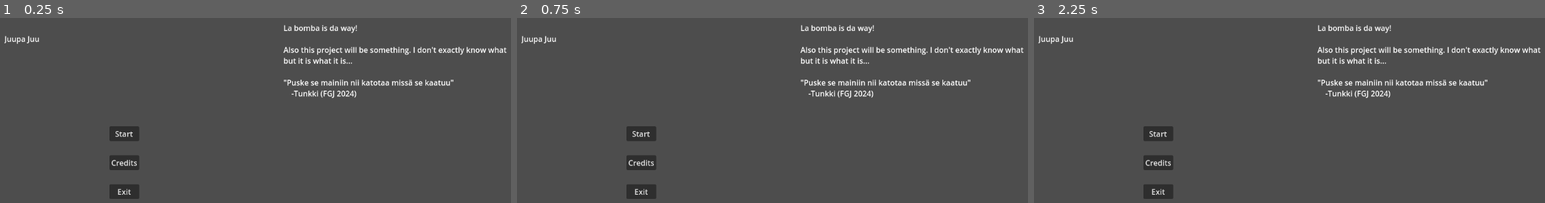
Above: before the commit, frames 1-3 (left to right).
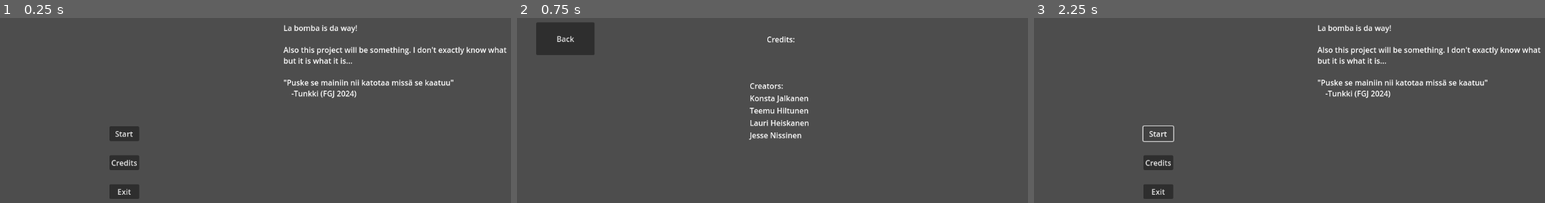
Above: after the commit, the same moments.

Repository: Lauri-Heiskanen/fgj_2025-quest-for-the-legendary-bubble-gum
Game: Godot game, scene res://scenet/MainMenu.tscn
Same seed, same stepped clock (60 frames per second), same inputs: the game is played once before the commit and once after it.
Inputs (mouse positions are in pixels of both pictures, inside the frame that each line leads up to):
- Up to frame 1 (0.25 s): no input
- Up to frame 2 (0.75 s): click "Credits" at 0.5 s
- Up to frame 3 (2.25 s): click (1079, 38) at 1.25 s, where only the run after the commit has a clickable "Back"; click "Start" at 2 s

The runs differ from the first frame. In frame 1, 0.1% of the frame differs, in the area x 0-8%, y 9-15%; in frame 2, 6.2%, in the area x 0-100%, y 2-98%; in frame 3, 0.2%.

Commit message:
added credits

Diff:
--- a/scenet/MainMenu.tscn
+++ b/scenet/MainMenu.tscn
@@ -11,7 +11,6 @@
 anchor_bottom = 1.0
 grow_horizontal = 2
 grow_vertical = 2
-
 script = ExtResource("1_4jcg3")
 
 [node name="TextureRect" type="TextureRect" parent="."]
@@ -85,11 +84,3 @@
 [connection signal="pressed" from="HBoxContainer/CenterContainer/Buttons/Start" to="." method="_on_start_pressed"]
 [connection signal="pressed" from="HBoxContainer/CenterContainer/Buttons/Credits" to="." method="_on_credits_pressed"]
 [connection signal="pressed" from="HBoxContainer/CenterContainer/Buttons/Exit" to="." method="_on_exit_pressed"]
-
-[node name="RichTextLabel" type="RichTextLabel" parent="."]
-layout_mode = 0
-offset_left = 34.0
-offset_top = 51.0
-offset_right = 1117.0
-offset_bottom = 573.0
-text = "Juupa Juu"
--- /dev/null
+++ b/scenet/credits.tscn
@@ -0,0 +1,59 @@
+[gd_scene load_steps=3 format=3 uid="uid://bq0cgdjm7pkje"]
+
+[ext_resource type="Script" path="res://scripts/credits.gd" id="1_qhe3g"]
+
+[sub_resource type="GDScript" id="GDScript_h6hqv"]
+script/source = "extends RichTextLabel
+
+
+# Called when the node enters the scene tree for the first time.
+func _ready() -> void:
+	pass # Replace with function body.
+
+
+# Called every frame. 'delta' is the elapsed time since the previous frame.
+func _process(delta: float) -> void:
+	pass
+"
+
+[node name="Credits" type="Control"]
+layout_mode = 3
+anchors_preset = 8
+anchor_left = 0.5
+anchor_top = 0.5
+anchor_right = 0.5
+anchor_bottom = 0.5
+grow_horizontal = 2
+grow_vertical = 2
+script = ExtResource("1_qhe3g")
+
+[node name="Title" type="RichTextLabel" parent="."]
+layout_mode = 0
+offset_left = -25.0
+offset_top = -272.0
+offset_right = 39.0
+offset_bottom = -246.0
+text = "Credits:"
+script = SubResource("GDScript_h6hqv")
+
+[node name="Label" type="Label" parent="."]
+layout_mode = 0
+offset_left = -61.0
+offset_top = -174.0
+offset_right = 65.0
+offset_bottom = -47.0
+text = "Creators:
+Konsta Jalkanen
+Teemu Hiltunen
+Lauri Heiskanen
+Jesse Nissinen"
+
+[node name="Button" type="Button" parent="."]
+layout_mode = 0
+offset_left = -511.0
+offset_top = -296.0
+offset_right = -388.0
+offset_bottom = -227.0
+text = "Back"
+
+[connection signal="pressed" from="Button" to="." method="_on_button_pressed"]
--- /dev/null
+++ b/scripts/credits.gd
@@ -0,0 +1,15 @@
+extends Control
+
+
+# Called when the node enters the scene tree for the first time.
+func _ready() -> void:
+	pass # Replace with function body.
+
+
+# Called every frame. 'delta' is the elapsed time since the previous frame.
+func _process(delta: float) -> void:
+	pass
+
+
+func _on_button_pressed() -> void:
+	get_tree().change_scene_to_file("res://scenet/MainMenu.tscn")
--- a/scripts/main_menu.gd
+++ b/scripts/main_menu.gd
@@ -20,7 +20,7 @@
 
 
 func _on_credits_pressed() -> void:
-	pass # Replace with function body.
+	get_tree().change_scene_to_file("res://scenet/credits.tscn")
 
 
 func _on_exit_pressed() -> void:
